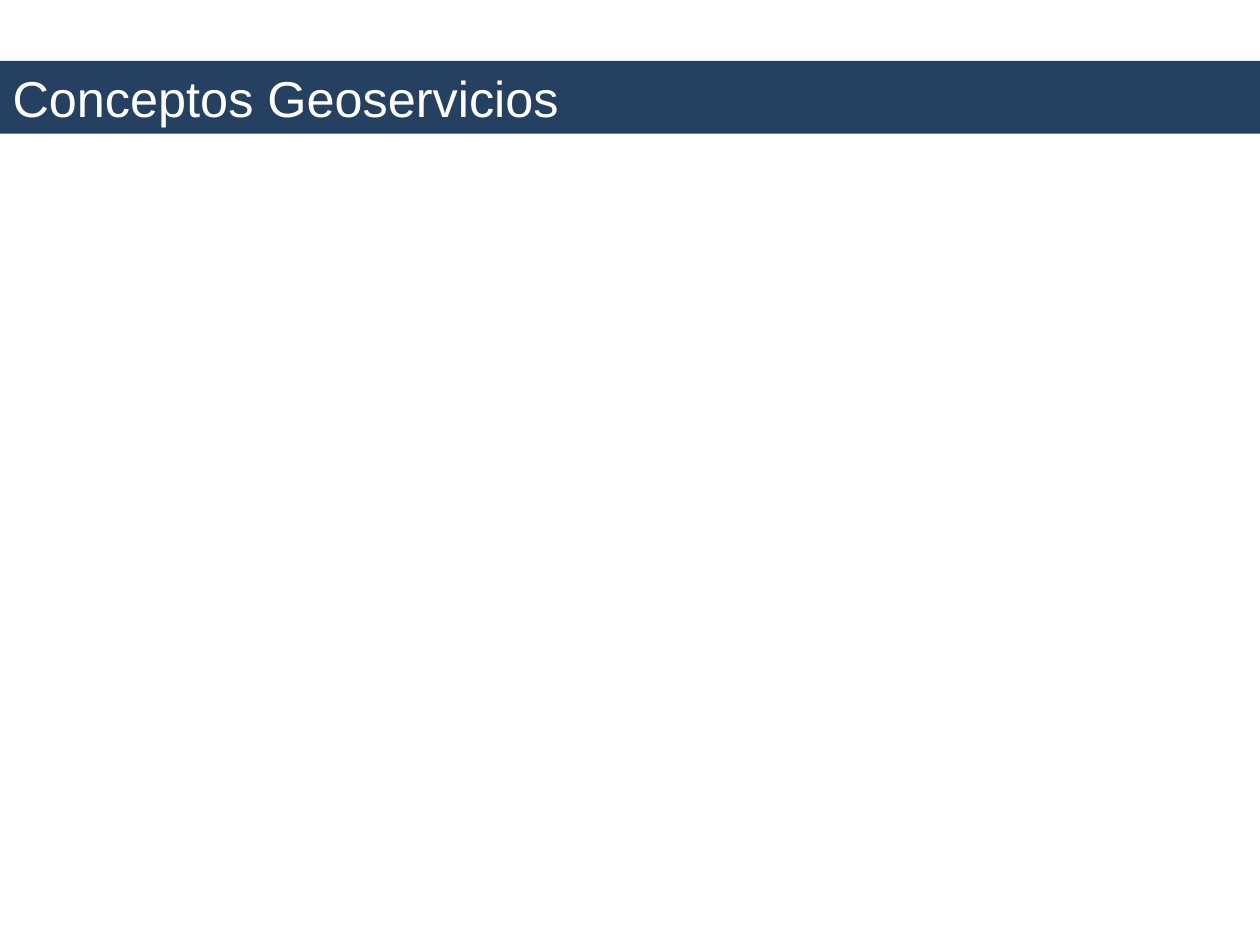
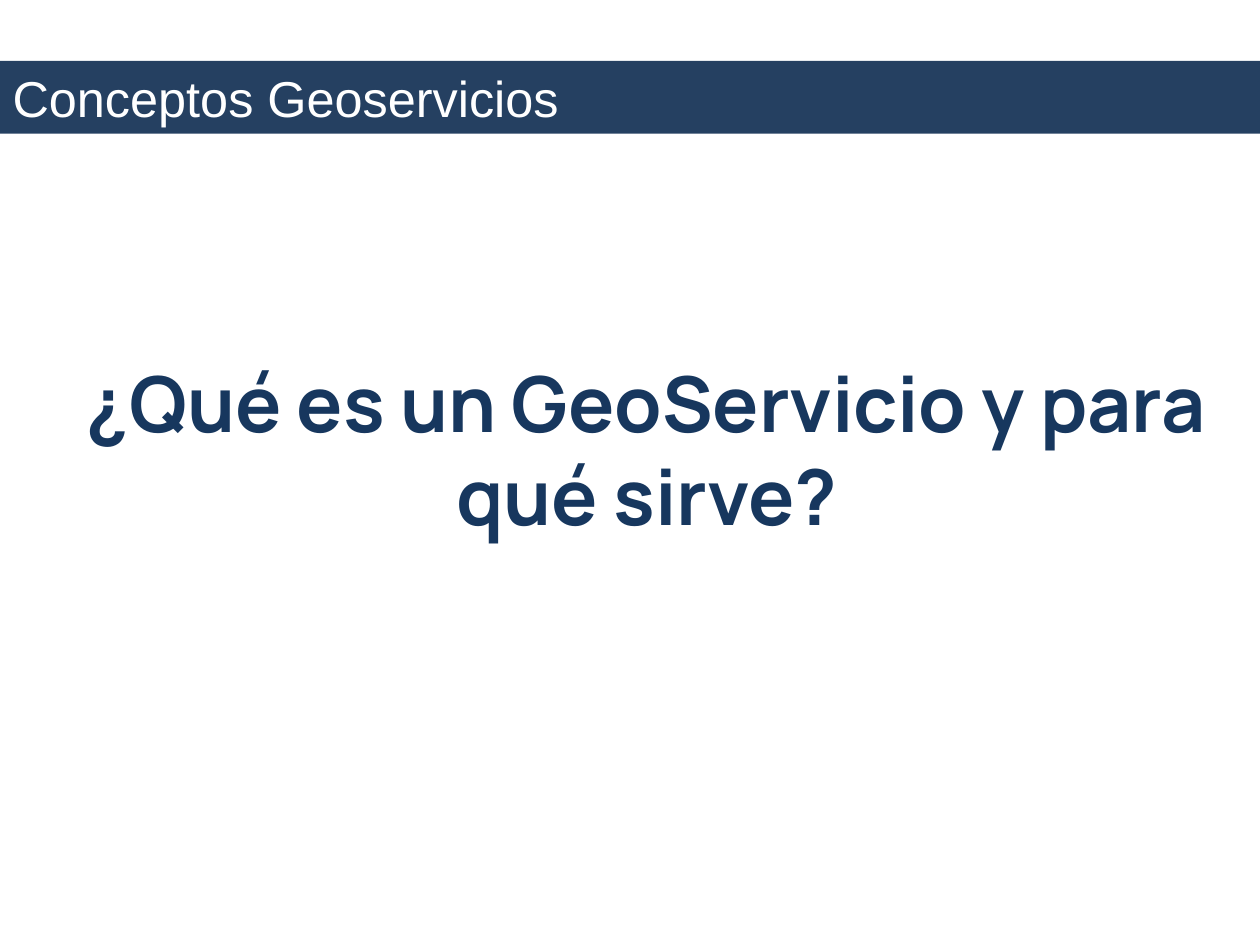
Before and after one commit to bolollo/GSS-mtig-17-18, a slide deck: slide 8 of introduccion-smart-cities/introduccion_smart-cities.pptx (slide 2 before the commit). Drawn at 1260x945 pixels with LibreOffice and Linux fonts; fonts in the diff are those of the drawing; background and template pictures are left out. Boxes give left, top, right and bottom in pixels: in the first picture for what was removed or moved away, otherwise in the second. Text is boxed around its words. In the diff, an @@ line names an element or a change of style, - is before the commit and + after.

```diff
--- a/introduccion-smart-cities/introduccion_smart-cities.pptx
+++ b/introduccion-smart-cities/introduccion_smart-cities.pptx
@@ text added at (87, 370, 1206, 544), 44 pt, text #17375E, bold @@
+¿Qué es un GeoServicio y para qué sirve?
```
Also in this commit, not shown: 1 other slide changed, 11 slides added, 1 slide removed.
